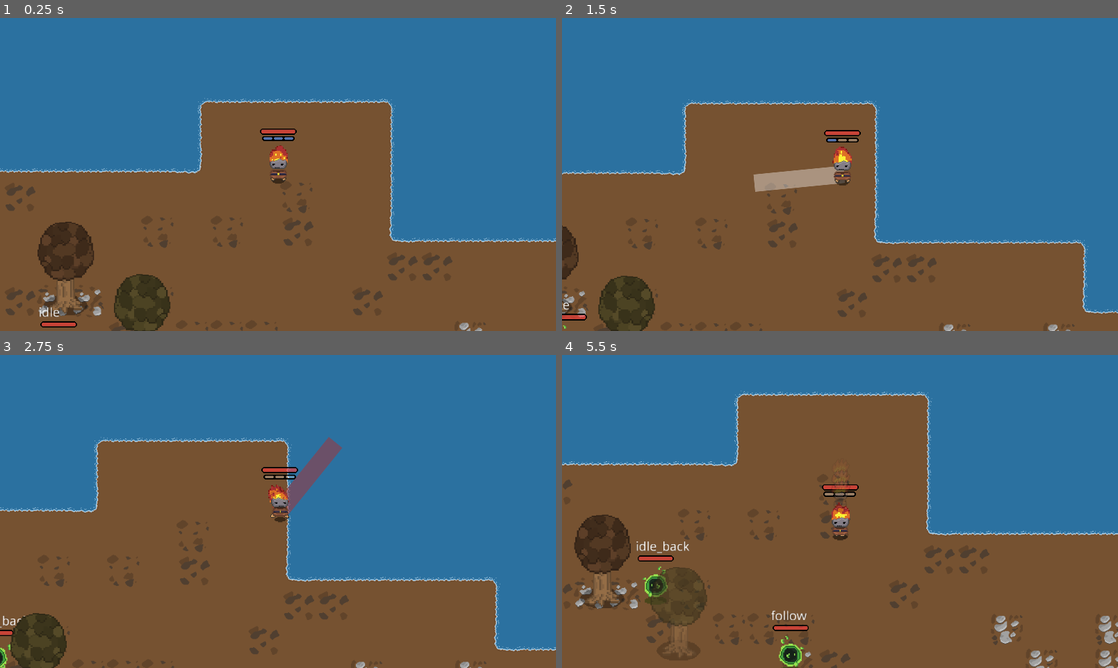
Above: before the commit, frames 1-4 (two rows, left to right).
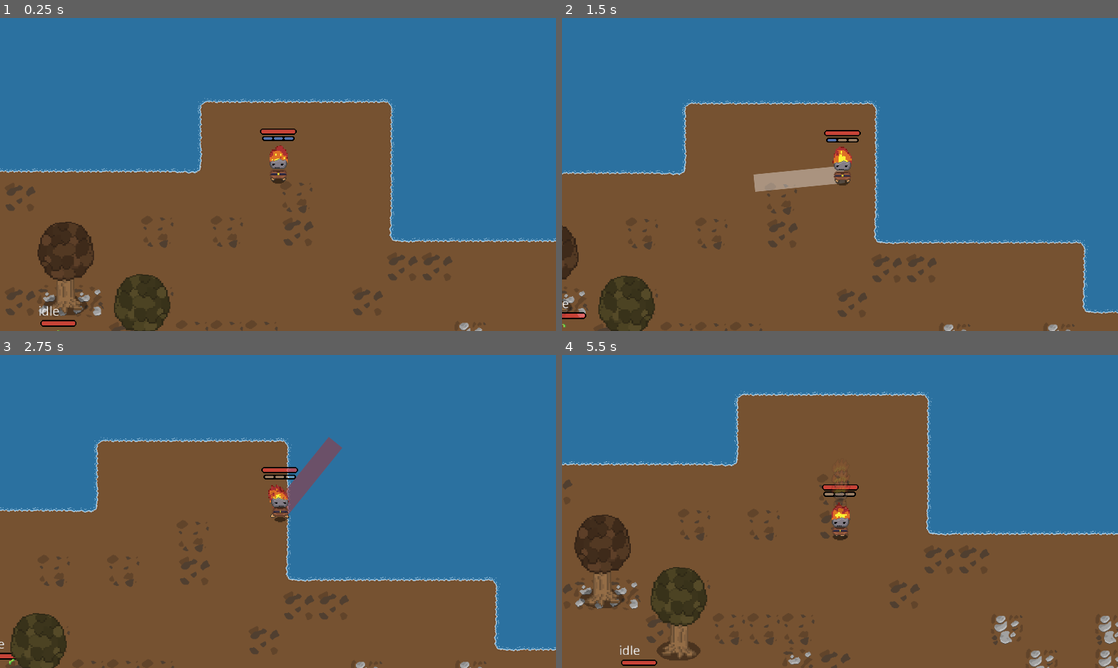
Above: after the commit, the same moments.

Repository: dephiloper/stay-alive
Game: Godot game, scene res://scenes/Game.tscn
Two runs of this game, one before a commit and one after it. Both use one fixed random seed, a clock stepped at 60 frames per second and the inputs below.
Inputs (mouse positions are in pixels of both pictures, inside the frame that each line leads up to):
- Up to frame 1 (0.25 s): no input
- Up to frame 2 (1.5 s): move the mouse to (962, 158) at 0.52 s; hold D (right) 0.53-1.25 s; right-click (962, 158) at 0.6 s; click (962, 158) at 0.67 s; drag from (728, 190) to (851, 165) at 1.27 s
- Up to frame 3 (2.75 s): move the mouse to (333, 442) at 2.02 s; press the mouse at (333, 442) at 2.03 s; hold D (right) from 2.03 s (still down); right-click (333, 442) at 2.3 s
- Up to frame 4 (5.5 s): release D (right) at 2.75 s; release the mouse at (895, 442) at 2.75 s; drag from (812, 574) to (600, 642) at 2.77 s; move the mouse to (1006, 558) at 3.52 s; hold A (left) 3.53-4.25 s; right-click (1006, 558) at 3.6 s; tap Space (debug) at 4.15 s; drag from (673, 464) to (589, 589) at 4.27 s; move the mouse to (867, 511) at 5.02 s; hold S (down) from 5.03 s (still down); right-click (867, 511) at 5.1 s; click (867, 511) at 5.17 s

The runs differ from the first frame. In frame 1, 0.2% of the frame differs, in the area x 7-14%, y 92-100%; in frame 2, 0.1%; in frame 3, 0.2%; in frame 4, 1.6%, in the area x 10-45%, y 59-100%.

Commit message:
state machine for creep implemented

Diff:
--- a/project.godot
+++ b/project.godot
@@ -8,20 +8,56 @@
 
 config_version=4
 
-_global_script_classes=[  ]
+_global_script_classes=[ {
+"base": "Node",
+"class": "BaseState",
+"language": "GDScript",
+"path": "res://scripts/StateMachine/BaseState.gd"
+}, {
+"base": "KinematicBody2D",
+"class": "Creep",
+"language": "GDScript",
+"path": "res://scripts/Enemy/Creep.gd"
+}, {
+"base": "KinematicBody2D",
+"class": "CreepAttack",
+"language": "GDScript",
+"path": "res://scripts/RangeAttack.gd"
+}, {
+"base": "Reference",
+"class": "MovementBehaviour",
+"language": "GDScript",
+"path": "res://scripts/Helper/MovementBehavior.gd"
+}, {
+"base": "KinematicBody2D",
+"class": "Player",
+"language": "GDScript",
+"path": "res://scripts/Player/Player.gd"
+} ]
 _global_script_class_icons={
-
+"BaseState": "",
+"Creep": "",
+"CreepAttack": "",
+"MovementBehaviour": "",
+"Player": ""
 }
 
 [application]
 
-config/name="stay-alive"
+config/name="Duemonic"
 run/main_scene="res://scenes/Game.tscn"
 config/icon="res://img/launcher.png"
 
 [autoload]
 
 GameState="*res://scripts/GameState.gd"
+
+[debug]
+
+gdscript/completion/autocomplete_setters_and_getters=true
+gdscript/warnings/unused_class_variable=true
+gdscript/warnings/unsafe_cast=true
+gdscript/warnings/unsafe_call_argument=true
 
 [display]
 
--- a/scenes/Enemy/Creep.tscn
+++ b/scenes/Enemy/Creep.tscn
@@ -20,6 +20,11 @@
 [ext_resource path="res://scenes/UI/HealthBar.tscn" type="PackedScene" id=18]
 [ext_resource path="res://scenes/UI/HealthSystem.tscn" type="PackedScene" id=19]
 [ext_resource path="res://scenes/TrailEffect.tscn" type="PackedScene" id=20]
+[ext_resource path="res://scripts/Enemy/Creep/Idle.gd" type="Script" id=21]
+[ext_resource path="res://scripts/Enemy/Creep/Follow.gd" type="Script" id=22]
+[ext_resource path="res://scripts/Enemy/Creep/Dash.gd" type="Script" id=23]
+[ext_resource path="res://scripts/Enemy/Creep/Charge.gd" type="Script" id=24]
+[ext_resource path="res://scripts/Enemy/Creep/Attack.gd" type="Script" id=25]
 
 [sub_resource type="CircleShape2D" id=1]
 
@@ -40,30 +45,47 @@
 "speed": 8.0
 } ]
 
-[sub_resource type="Gradient" id=5]
+[sub_resource type="Gradient" id=4]
 colors = PoolColorArray( 1, 1, 1, 0.501961, 1, 1, 1, 0 )
 
-[sub_resource type="GradientTexture" id=6]
-gradient = SubResource( 5 )
+[sub_resource type="GradientTexture" id=5]
+gradient = SubResource( 4 )
 
-[sub_resource type="Curve" id=7]
+[sub_resource type="Curve" id=6]
 _data = [ Vector2( 0, 1 ), 0.0, 0.0, 0, 0, Vector2( 1, 0.609091 ), 0.0, 0.0, 0, 0 ]
 
-[sub_resource type="CurveTexture" id=4]
-curve = SubResource( 7 )
+[sub_resource type="CurveTexture" id=7]
+curve = SubResource( 6 )
 
 [sub_resource type="ParticlesMaterial" id=8]
 flag_disable_z = true
 gravity = Vector3( 0, 0, 0 )
 orbit_velocity = 0.0
 orbit_velocity_random = 0.0
-scale_curve = SubResource( 4 )
-color_ramp = SubResource( 6 )
+scale_curve = SubResource( 7 )
+color_ramp = SubResource( 5 )
 
 [node name="Creep" type="KinematicBody2D"]
 collision_layer = 2
 collision_mask = 44
 script = ExtResource( 17 )
+
+[node name="States" type="Node" parent="."]
+
+[node name="Idle" type="Node" parent="States"]
+script = ExtResource( 21 )
+
+[node name="Follow" type="Node" parent="States"]
+script = ExtResource( 22 )
+
+[node name="Dash" type="Node" parent="States"]
+script = ExtResource( 23 )
+
+[node name="Charge" type="Node" parent="States"]
+script = ExtResource( 24 )
+
+[node name="Attack" type="Node" parent="States"]
+script = ExtResource( 25 )
 
 [node name="CollisionShape2D" type="CollisionShape2D" parent="."]
 shape = SubResource( 1 )
@@ -100,6 +122,7 @@
 }
 
 [node name="TrailEffect" parent="." instance=ExtResource( 20 )]
+z_index = -1
 amount = 16
 speed_scale = 1.0
 process_material = SubResource( 8 )
--- a/scenes/Game.tscn
+++ b/scenes/Game.tscn
@@ -12,6 +12,7 @@
 [ext_resource path="res://img/water/water17.png" type="Texture" id=10]
 [ext_resource path="res://img/water/water23.png" type="Texture" id=11]
 [ext_resource path="res://scenes/Obstacle/Tree.tscn" type="PackedScene" id=12]
+[ext_resource path="res://scripts/GlobalYSort.gd" type="Script" id=13]
 [ext_resource path="res://img/terrain/terrain08.png" type="Texture" id=16]
 [ext_resource path="res://img/terrain/terrain11-1.png" type="Texture" id=17]
 [ext_resource path="res://img/terrain/terrain09.png" type="Texture" id=18]
@@ -41,6 +42,7 @@
 	//COLOR = vec4(.0, .0, .0, dist * 2.0);
 	COLOR = texture(SCREEN_TEXTURE, SCREEN_UV, dist * 5.5 - 1.0);
 }"
+custom_defines = ""
 
 [sub_resource type="ShaderMaterial" id=2]
 shader = SubResource( 1 )
@@ -582,21 +584,13 @@
 
 [node name="YSort" type="YSort" parent="."]
 position = Vector2( 1, 0 )
+script = ExtResource( 13 )
 
 [node name="Player" parent="YSort" instance=ExtResource( 2 )]
 position = Vector2( 510.586, 282.975 )
 
 [node name="Creep" parent="YSort" instance=ExtResource( 3 )]
 position = Vector2( 96, 616 )
-
-[node name="Creep2" parent="YSort" instance=ExtResource( 3 )]
-position = Vector2( 134, 910.001 )
-
-[node name="Creep3" parent="YSort" instance=ExtResource( 3 )]
-position = Vector2( 330.001, 898.001 )
-
-[node name="Creep4" parent="YSort" instance=ExtResource( 3 )]
-position = Vector2( 380.001, 705 )
 
 [node name="Tree" parent="YSort" instance=ExtResource( 12 )]
 position = Vector2( 119, 520 )
--- a/scenes/Player/Player.tscn
+++ b/scenes/Player/Player.tscn
@@ -27,7 +27,6 @@
 [ext_resource path="res://img/demon/idle/demon_idle12.png" type="Texture" id=25]
 [ext_resource path="res://scenes/UI/HealthSystem.tscn" type="PackedScene" id=26]
 [ext_resource path="res://scenes/Player/RangeAttackArea.tscn" type="PackedScene" id=27]
-[ext_resource path="res://img/attacks/fire-attack/fire-attack3.png" type="Texture" id=28]
 [ext_resource path="res://scenes/Player/FireAttack.tscn" type="PackedScene" id=29]
 [ext_resource path="res://scenes/Fire.tscn" type="PackedScene" id=30]
 [ext_resource path="res://scenes/UI/HealthBar.tscn" type="PackedScene" id=32]
@@ -79,7 +78,6 @@
 script = ExtResource( 2 )
 attack_area_scene = ExtResource( 27 )
 attack_scene = ExtResource( 29 )
-attack_texture = ExtResource( 28 )
 
 [node name="CollisionShape2D" type="CollisionShape2D" parent="."]
 z_index = 1
--- a/scenes/UI/Joystick.tscn
+++ b/scenes/UI/Joystick.tscn
@@ -4,7 +4,6 @@
 [ext_resource path="res://img/buttons/run.png" type="Texture" id=2]
 [ext_resource path="res://img/inner-joystick.png" type="Texture" id=3]
 [ext_resource path="res://scripts/UI/Joystick.gd" type="Script" id=4]
-
 
 [sub_resource type="CircleShape2D" id=1]
 radius = 112.0
--- a/scripts/Enemy/Creep.gd
+++ b/scripts/Enemy/Creep.gd
@@ -1,177 +1,60 @@
-extends KinematicBody2D
+class_name Creep extends KinematicBody2D
 
-const creep_attack_scene = preload("res://scenes/Enemy/CreepAttack.tscn")
-var _movement_behavior = preload("res://scripts/Helper/MovementBehavior.gd").new()
+const MAX_HEALTH := 50.0
+const DAMAGE := 20
 
-enum State { IDLE, FOLLOW, CHARGE, DASH, ATTACK }
+onready var states_map = {
+	'idle': $States/Idle.init(self),
+	'follow': $States/Follow.init(self),
+	'dash': $States/Dash.init(self),
+	'charge': $States/Charge.init(self),
+	'attack': $States/Attack.init(self)
+}
 
-# state durations
-const IDLE_SPEED: int = 40
+var _state := 'idle'
+var velocity := Vector2.ZERO
+var aggro_time := 0.0
+var spawn_point := Vector2.ZERO
 
-const FOLLOW_DURATION: float = 1.5
-const FOLLOW_SPEED: int = 70
-
-const CHARGE_DURATION: float = 0.5
-
-const ATTACK_DURATION: float = 0.5
-
-const DASH_DURATION: float = 0.12
-const DASH_SPEED: int = 400
-
-
-const LONG_RANGE: int = 300
-
-const MAX_HEALTH: float = 50.0
-const DAMAGE: int = 20
-const KNOCKBACK_MULTIPLIER: int = 500
-const MAX_DISTANCE_TO_SPAWN: int = 100
-const BACK_TO_SPAWN_FORCE: int = 50
-const ATTACK_SPAWN_DISTANCE: int = 20
-
-var _recently_hit: bool = false
-var _state = State.IDLE
-var _follow_location: Vector2 = Vector2.ZERO
-
-var _velocity: Vector2 = Vector2.ZERO
-var _spawn_point: Vector2 = Vector2.ZERO
-var _aggro_time: float = 0.0
-var _dash_direction: Vector2 = Vector2.ZERO
-
-var _elapsed_time: float = 0.0
-var _last_hit_time: float = 0.0
-var _state_changed: bool = true
+onready var label := $Label as Label
+onready var sprite := $Sprite as AnimatedSprite
+onready var trail := $TrailEffect as Particles2D
 
 func hit(damage: int, force: Vector2 = Vector2.ZERO) -> void:
 	$HealthSystem.damage_taken(damage)
-	_aggro_time = 5.0
-	_velocity += force
-	if _state == State.IDLE:
-		_change_state(State.FOLLOW)
+	aggro_time = 5.0
+	velocity += force
+	if _state == 'idle':
+		_change_state('follow')
 
 func _init() -> void:
 	add_to_group("Enemy")
 
 func _ready() -> void:
-	_spawn_point = position
 	$HealthSystem.setup(MAX_HEALTH)
 	$Sprite.play("idle")
+	_change_state(_state)
+	spawn_point = position
 
 func _physics_process(delta) -> void:
-	match _state:
-		State.IDLE:
-			_idle(delta)
-			if _player_in_range(LONG_RANGE):
-				_aggro_time = 5.0
-			if _aggro_time > 0.0:
-				_change_state(State.FOLLOW)
+	var state_name = states_map[_state].process(delta)
+	if state_name != "":
+		_change_state(state_name)
 
+	velocity = move_and_slide(velocity)
+	_change_look_direction()
+	aggro_time = max(aggro_time - delta, 0.0)
 
-		State.FOLLOW:
-			_follow(delta)
-			if _aggro_time <= 0:
-				_change_state(State.IDLE)
-			if _elapsed_time >= FOLLOW_DURATION:
-				_change_state(State.DASH)
-
-		State.DASH:
-			_dash(delta)
-			if _elapsed_time >= DASH_DURATION:
-				_change_state(State.CHARGE)
-
-		State.CHARGE:
-			_charge(delta)
-			if _elapsed_time >= CHARGE_DURATION:
-				_change_state(State.ATTACK)
-
-		State.ATTACK:
-			_attack(delta)
-			if _elapsed_time >= ATTACK_DURATION:
-				_change_state(State.IDLE)
-
-	_elapsed_time += delta
-	_aggro_time = max(_aggro_time - delta, 0)
-
-	_velocity = move_and_slide(_velocity)
-	_change_look_direction()
-
-func _player_in_range(distance: int) -> bool:
-	return position.distance_to(GameState.player.position) < distance
-
-func _idle(delta: float) -> void:
-	if _state_changed:
-		_state_changed = false
-		$Sprite.play("idle")
-
-	$Label.text = "idle"
-	_velocity += _movement_behavior.wander(_velocity)
-	if _spawn_point.distance_to(position) > MAX_DISTANCE_TO_SPAWN:
-		_velocity += position.direction_to(_spawn_point) * BACK_TO_SPAWN_FORCE
-		$Label.text = "idle_back"
-
-	#_velocity += _movement_behavior.collision_avoidance(position, _velocity, IDLE_SPEED)
-
-	if _velocity.length() > IDLE_SPEED:
-		_velocity = _velocity.normalized() * IDLE_SPEED
-
-func _follow(delta: float) -> void:
-	if _state_changed:
-		$Label.text = "follow"
-		_state_changed = false
-		_follow_location = position
-
-	if _follow_location.distance_to(position) < 20:
-		_follow_location = GameState.player.position
-
-	_velocity += _movement_behavior.seek(position, _follow_location, _velocity, FOLLOW_SPEED)
-	#_velocity += _movement_behavior.collision_avoidance(position, _velocity, FOLLOW_SPEED)
-	if _velocity.length() > FOLLOW_SPEED:
-		_velocity = _velocity.normalized() * FOLLOW_SPEED
-
-func _dash(delta: float) -> void:
-	if _state_changed:
-		$Sprite.frame = 0
-		$Sprite.stop()
-		$Label.text = "dash"
-		$TrailEffect.emitting = true
-		_state_changed = false
-		_dash_direction = position.direction_to(GameState.player.position)
-		if randf() > 0.5:
-			_dash_direction = Vector2(_dash_direction.y, -_dash_direction.x)
-		else:
-			_dash_direction = Vector2(-_dash_direction.y, _dash_direction.x)
-
-	_velocity = _dash_direction * DASH_SPEED
-
-func _charge(delta: float) -> void:
-	if _state_changed:
-		$Label.text = "charge"
-		_state_changed = false
-		$Sprite.play("attack")
-		$TrailEffect.emitting = false
-
-	_velocity *= 0.9
-
-func _attack(delta: float) -> void:
-	if _state_changed:
-		$Label.text = "attack"
-		_state_changed = false
-		var attack = creep_attack_scene.instance()
-		var attack_direction = position.direction_to(GameState.player.position + GameState.player.move_direction * 15.0)
-		attack.position = position + attack_direction * ATTACK_SPAWN_DISTANCE
-		attack.setup(attack_direction)
-		$"/root/Game/YSort".add_child(attack)
-
-	_velocity *= 0.9
-
-func _change_state(state) -> void:
-	_state = state
-	_state_changed = true
-	_elapsed_time = 0
+func _change_state(new_state: String) -> void:
+	states_map[_state].leave()
+	_state = new_state
+	states_map[_state].enter()
+	label.text = _state
 
 func _change_look_direction() -> void:
-	if _velocity.normalized().x > 0.3:
+	if velocity.normalized().x > 0.3:
 		$Sprite.flip_h = true
-	elif _velocity.normalized().x < -0.3:
+	elif velocity.normalized().x < -0.3:
 		$Sprite.flip_h = false
 
 func _on_HealthSystem_dead():
--- /dev/null
+++ b/scripts/Enemy/Creep/Attack.gd
@@ -0,0 +1,32 @@
+extends BaseState
+
+const creep_attack_scene := preload("res://scenes/Enemy/CreepAttack.tscn")
+
+const ATTACK_DURATION: float = 0.5
+const ATTACK_SPAWN_DISTANCE := 20
+
+var _creep: Creep
+
+func init(root: Node) -> BaseState:
+	_creep = root as Creep
+	return .init(root)
+
+func enter() -> void:
+	.enter()
+	var attack := creep_attack_scene.instance() as CreepAttack
+	var attack_direction := _creep.position.direction_to(GameState.player.position + GameState.player.move_direction * 15.0)
+	attack.position = _creep.position + attack_direction * ATTACK_SPAWN_DISTANCE
+	attack.setup(attack_direction)
+	GameState.global_ysort.add_child(attack)
+
+func process(delta: float) -> String:
+	var state := .process(delta)
+	_creep.velocity *= 0.9
+
+	if state_time >= ATTACK_DURATION:
+		state = "idle"
+
+	return state
+
+func leave() -> void:
+	.leave()
--- /dev/null
+++ b/scripts/Enemy/Creep/Charge.gd
@@ -0,0 +1,26 @@
+extends BaseState
+
+const CHARGE_DURATION: float = 0.3
+
+var _creep: Creep
+
+func init(root: Node) -> BaseState:
+	_creep = root as Creep
+	return .init(root)
+
+func enter() -> void:
+	.enter()
+	_creep.sprite.play("attack")
+
+func process(delta: float) -> String:
+	var state := .process(delta)
+	_creep.velocity *= 0.9
+
+	if state_time >= CHARGE_DURATION:
+		state = "attack"
+
+	return state
+
+func leave() -> void:
+	.leave()
+	_creep.trail.emitting = false
--- /dev/null
+++ b/scripts/Enemy/Creep/Dash.gd
@@ -0,0 +1,33 @@
+extends BaseState
+
+const DASH_DURATION: float = 0.12
+const DASH_SPEED: int = 400
+var _creep: Creep
+var _dash_direction := Vector2.ZERO
+
+func init(root: Node) -> BaseState:
+	_creep = root as Creep
+	return .init(root)
+
+func enter() -> void:
+	.enter()
+	_creep.sprite.frame = 0
+	_creep.sprite.stop()
+	_creep.trail.emitting = true
+	_dash_direction = _creep.position.direction_to(GameState.player.position)
+	if randf() > 0.5:
+		_dash_direction = Vector2(_dash_direction.y, -_dash_direction.x)
+	else:
+		_dash_direction = Vector2(-_dash_direction.y, _dash_direction.x)
+
+func process(delta: float) -> String:
+	var state := .process(delta)
+	_creep.velocity = _dash_direction * DASH_SPEED
+
+	if state_time >= DASH_DURATION:
+		state = "charge"
+
+	return state
+
+func leave() -> void:
+	.leave()
--- /dev/null
+++ b/scripts/Enemy/Creep/Follow.gd
@@ -0,0 +1,36 @@
+extends BaseState
+
+var movement_behavior = preload("res://scripts/Helper/MovementBehavior.gd").new()
+
+const FOLLOW_SPEED := 70
+const FOLLOW_DURATION: float = 2.0
+
+var _creep: Creep
+var _follow_location := Vector2.ZERO
+
+func init(root: Node) -> BaseState:
+	_creep = root as Creep
+	return .init(root)
+
+func enter() -> void:
+	.enter()
+	_follow_location = _creep.position
+
+func process(delta: float) -> String:
+	var state = .process(delta)
+	if _follow_location.distance_to(_creep.position) < 20:
+		_follow_location = GameState.player.position
+
+	_creep.velocity += movement_behavior.seek(_creep.position, _follow_location, _creep.velocity, FOLLOW_SPEED)
+	if _creep.velocity.length() > FOLLOW_SPEED:
+		_creep.velocity = _creep.velocity.normalized() * FOLLOW_SPEED
+
+	if _creep.aggro_time <= 0:
+		state = "idle"
+	elif state_time >= FOLLOW_DURATION:
+		state = "dash"
+
+	return state
+
+func leave() -> void:
+	.leave()
--- /dev/null
+++ b/scripts/Enemy/Creep/Idle.gd
@@ -0,0 +1,42 @@
+extends BaseState
+
+var movement_behavior = preload("res://scripts/Helper/MovementBehavior.gd").new()
+
+const IDLE_SPEED := 40
+const MAX_DISTANCE_TO_SPAWN := 100
+const BACK_TO_SPAWN_FORCE := 50
+const LONG_RANGE := 300
+
+var _creep: Creep
+
+func init(root: Node) -> BaseState:
+	_creep = root as Creep
+	return .init(root)
+
+func enter() -> void:
+	.enter()
+	_creep.sprite.play("idle")
+
+func process(delta: float) -> String:
+	var state := .process(delta)
+	_creep.velocity += movement_behavior.wander(_creep.velocity)
+
+	if _creep.spawn_point.distance_to(_creep.position) > MAX_DISTANCE_TO_SPAWN:
+		_creep.velocity += _creep.position.direction_to(_creep.spawn_point) * BACK_TO_SPAWN_FORCE
+
+	if _creep.velocity.length() > IDLE_SPEED:
+		_creep.velocity = _creep.velocity.normalized() * IDLE_SPEED
+
+	if _player_in_range(LONG_RANGE):
+		_creep.aggro_time = 5.0
+
+	if _creep.aggro_time > 0.0:
+		state = "follow"
+
+	return state
+
+func leave() -> void:
+	.leave()
+
+func _player_in_range(distance: int) -> bool:
+	return _creep.position.distance_to(GameState.player.position) < distance
--- a/scripts/Enemy/HitEffect.gd
+++ b/scripts/Enemy/HitEffect.gd
@@ -2,7 +2,7 @@
 
 const HIT_DIRECTION_OFFSET: int = 25
 
-func setup(pos: Vector2, dir: Vector2, colors: Array = []) -> void:
+func setup(pos: Vector2, dir: Vector2, _colors: Array = []) -> void:
 	emitting = true
 	one_shot = true
 	global_position = pos - dir * HIT_DIRECTION_OFFSET
--- a/scripts/Enemy/Reaper.gd
+++ b/scripts/Enemy/Reaper.gd
@@ -14,7 +14,7 @@
 const HOOK_SPEED: int = 700
 const DRAG_SPEED: int = 200
 
-var _recently_hit: bool = false
+var _recently_hit: bool
 var _state = State.IDLE
 
 var _velocity: Vector2 = Vector2.ZERO
--- a/scripts/Enemy/Slime.gd
+++ b/scripts/Enemy/Slime.gd
@@ -133,7 +133,7 @@
 		if hit_direction == Vector2.ZERO: hit_direction = Vector2.RIGHT
 		body.hit(DAMAGE, hit_direction * KNOCKBACK_MULTIPLIER)
 
-func _change_state(state) -> void:
+func _change_state(state: int) -> void:
 	_state = state
 	_state_changed = true
 	_elapsed_time = 0
--- a/scripts/GameState.gd
+++ b/scripts/GameState.gd
@@ -2,12 +2,13 @@
 
 const DEFAULT_RESOLUTION: Vector2 = Vector2(1024, 576)
 
-var player: PhysicsBody2D = null
+var player: Player
 var obstacles: Array = []
-var camera: Camera2D = null
+var camera: Camera2D
 var screen_width: float
 var screen_height: float
 var is_mobile: bool = true
+var global_ysort: YSort
 
 func _init():
 	randomize();
@@ -24,7 +25,13 @@
 		camera.zoom = Vector2(zoom, zoom)
 
 func register_player(_player: PhysicsBody2D) -> void:
-	player = _player
+	self.player = _player
+
+func register_obstacle(obstacle: PhysicsBody2D) -> void:
+	self.obstacles.append(obstacle)
 
 func register_camera(_camera: Camera2D) -> void:
-	camera = _camera
+	self.camera = _camera
+
+func set_global_ysort(ysort: YSort) -> void:
+	self.global_ysort = ysort
--- /dev/null
+++ b/scripts/GlobalYSort.gd
@@ -0,0 +1,4 @@
+extends YSort
+
+func _ready() -> void:
+	GameState.global_ysort = self
--- a/scripts/Helper/MovementBehavior.gd
+++ b/scripts/Helper/MovementBehavior.gd
@@ -1,4 +1,4 @@
-extends Node2D
+class_name MovementBehaviour
 
 const CIRCLE_DISTANCE: float = 20.0
 const CIRCLE_RADIUS: float = 50.0
--- a/scripts/Obstacle/Tree.gd
+++ b/scripts/Obstacle/Tree.gd
@@ -3,10 +3,10 @@
 const ALPHA_TRANSITION_VALUE: int = 2
 var _overlapping_areas: Array = []
 
-var radius setget ,_get_radius
+var radius: float setget ,_get_radius
 
 func _init() -> void:
-	GameState.obstacles.append(self)
+	GameState.register_obstacle(self)
 
 func _ready() -> void:
 	$Top.modulate = Color(rand_range(110, 210) / 255.0, rand_range(110, 210) / 255.0, 78 / 255.0)
@@ -26,7 +26,7 @@
 			modulate.a += ALPHA_TRANSITION_VALUE * delta
 
 func _get_radius() -> float:
-	var shape: CircleShape2D = $CollisionShape.shape as CircleShape2D
+	var shape: CircleShape2D = $CollisionShape.shape
 	return shape.radius
 
 func _on_SeeThroughArea2D_area_entered(area: Area2D) -> void:
--- a/scripts/Player/FireSpecial.gd
+++ b/scripts/Player/FireSpecial.gd
@@ -8,7 +8,7 @@
 	$AppearTween.interpolate_property(self, "scale", scale, Vector2(1.0, 1.0), 0.4, Tween.TRANS_CIRC, Tween.EASE_OUT)
 	$AppearTween.start()
 
-func _process(delta: float) -> void:
+func _process(_delta: float) -> void:
 	if !$VisibilityNotifier2D.is_on_screen():
 		queue_free()
 
@@ -20,11 +20,11 @@
 	if body.is_in_group("Enemy"):
 		_containing_bodies.erase(body)
 
-func _on_AppearTween_tween_completed(object, key) -> void:
+func _on_AppearTween_tween_completed(_object, _key) -> void:
 	$ActiveTimer.start()
 	$DamageIntervalTimer.start()
 
-func _on_DisappearTween_tween_completed(object, key) -> void:
+func _on_DisappearTween_tween_completed(_object, _key) -> void:
 	queue_free()
 
 func _on_ActiveTimer_timeout() -> void:
--- a/scripts/Player/Player.gd
+++ b/scripts/Player/Player.gd
@@ -1,9 +1,7 @@
-extends KinematicBody2D
+class_name Player extends KinematicBody2D
 
 export(PackedScene) var attack_area_scene: PackedScene
 export(PackedScene) var attack_scene: PackedScene
-export(Texture) var attack_texture: Texture
-
 
 const MOVEMENT_SPEED: int = 100
 const DASH_SPEED: int = 600
@@ -72,7 +70,6 @@
 		_fire_distortion = min(0.0, _fire_distortion + 4.0 * delta)
 
 	$FireEffect.get_material().set_shader_param("x_offset", _fire_distortion)
-	print(_fire_distortion)
 
 func _physics_process(delta: float) -> void:
 	if is_paralysed: return
@@ -160,10 +157,10 @@
 	if dir == Vector2.ZERO:
 		_is_dashing = true
 	else:
-		var attack = attack_scene.instance()
+		var attack: Node = attack_scene.instance()
 		attack.position = position + dir.normalized() * ATTACK_SPAWN_DISTANCE
 		attack.setup(dir.normalized())
 		$"/root/Game/YSort".add_child(attack)
 
 func _on_HealthSystem_dead() -> void:
-	get_tree().reload_current_scene()
+	var _err: int = get_tree().reload_current_scene()
--- a/scripts/RangeAttack.gd
+++ b/scripts/RangeAttack.gd
@@ -1,4 +1,4 @@
-extends KinematicBody2D
+class_name CreepAttack extends KinematicBody2D
 
 const DAMAGE: int = 20
 const KNOCKBACK_MULTIPLIER: int = 500
--- /dev/null
+++ b/scripts/StateMachine/BaseState.gd
@@ -0,0 +1,19 @@
+class_name BaseState extends Node
+
+var root: Node
+var state_time: float
+
+func init(_root: Node) -> BaseState:
+	self.root = _root
+	return self
+
+func enter() -> void:
+	state_time = 0.0
+	pass
+
+func leave() -> void:
+	pass
+
+func process(delta: float) -> String:
+	state_time += delta
+	return ""
Not shown: 1 places in scenes/Enemy/Creep.tscn that only renumber resources
Not shown: 1 places in scenes/Game.tscn that only renumber resources
Not shown: 1 places in scenes/Player/Player.tscn that only renumber resources
